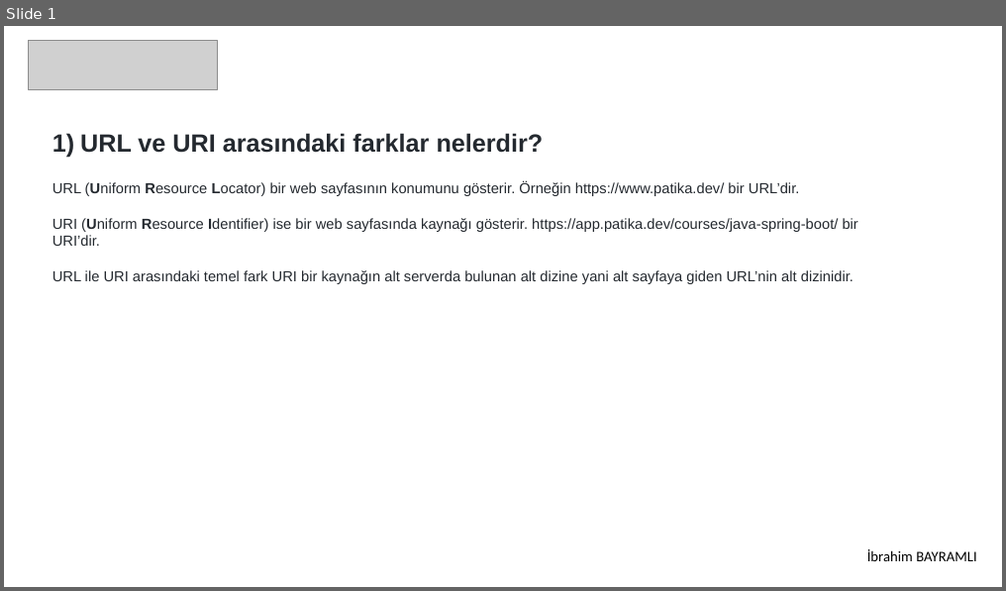
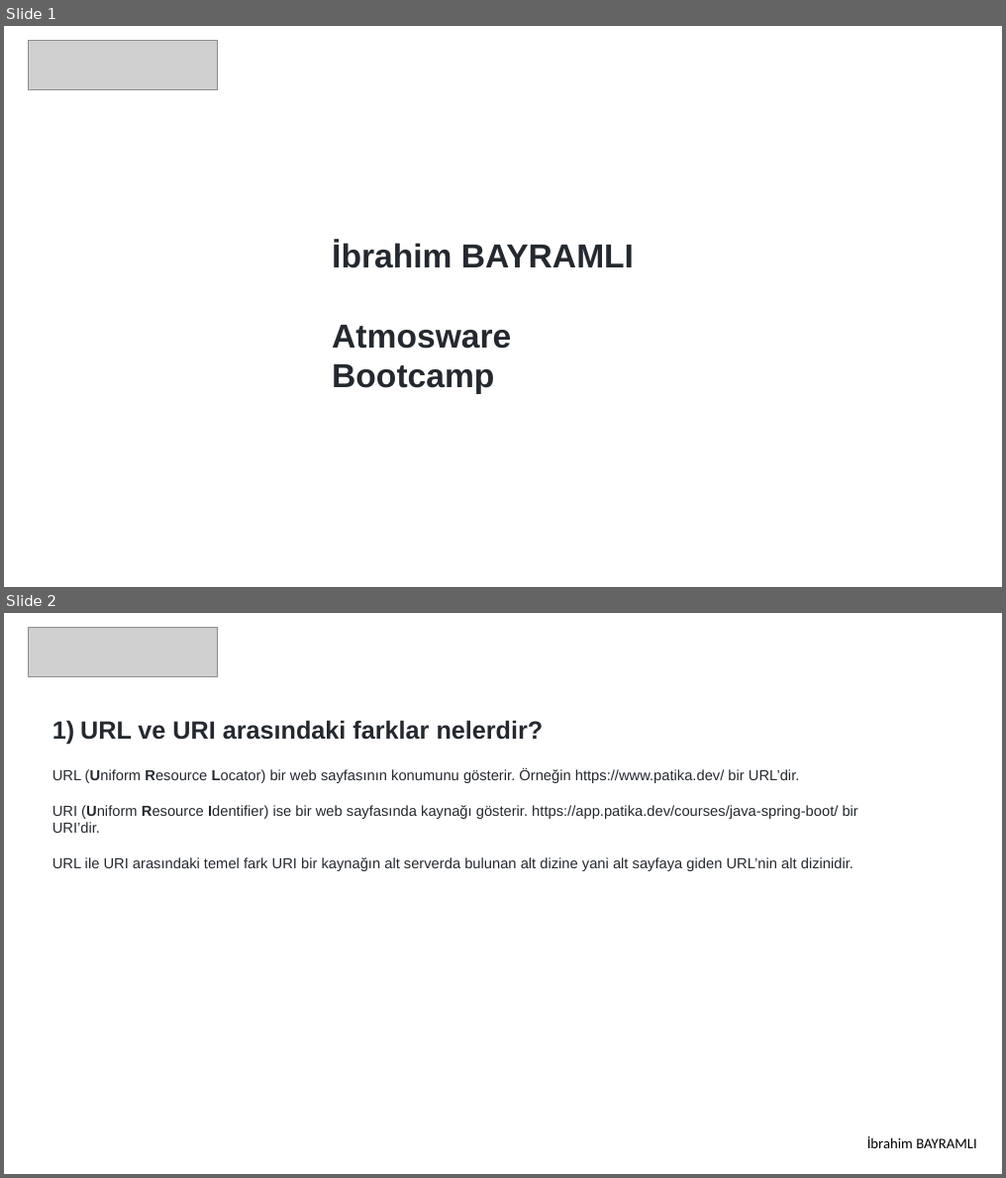
Before and after one commit to 207-Atmosware-Java-Bootcamp/1-hafta-pazartesi-odevi-ibrahimbayramli, a slide deck: Odev.pptx. Shown one above the other, each under a label of ours: slide 1 before the commit, slides 1 and 2 after it. The pictures are 1006x591 and 1006x1178 pixels, drawn with LibreOffice and Linux fonts; fonts in the diff are those of the drawing; grey boxes stand for pictures. Boxes give left, top, right and bottom in pixels: in the first picture for what was removed or moved away, otherwise in the second. Text is boxed around its words. In the diff, an @@ line names an element or a change of style, - is before the commit and + after.

Commit message:
Odev

```diff
--- a/Odev.pptx
+++ b/Odev.pptx
@@ slide 1 added at [4, 26, 1002, 587], background #FFFFFF @@
@@ picture added at [28, 40, 218, 89] @@
@@ text added at [332, 241, 634, 394], 32 pt, text #24292F, bold @@
+İbrahim BAYRAMLI
+Atmosware Bootcamp
@@ what was slide 1 is now slide 2 @@
```
